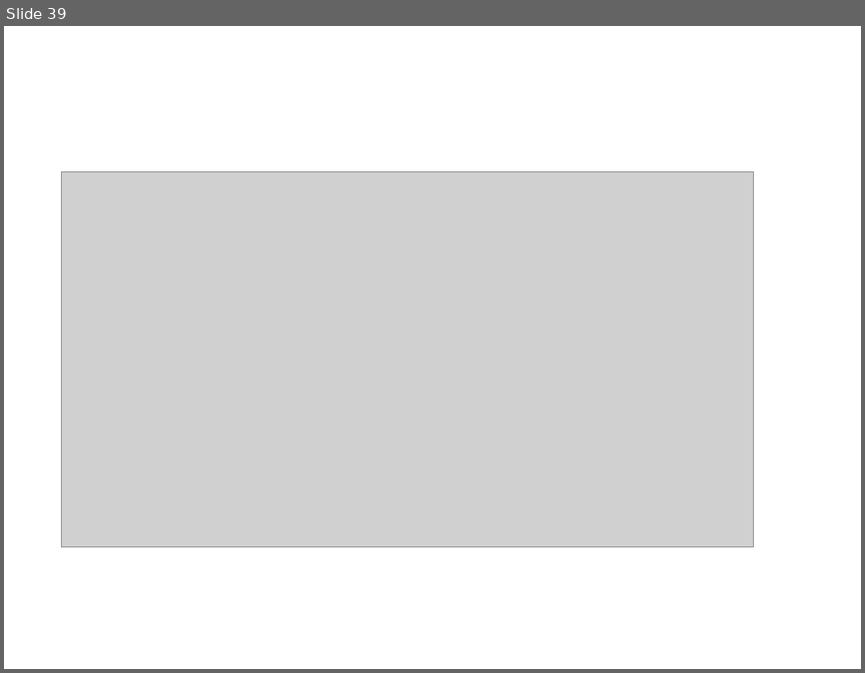
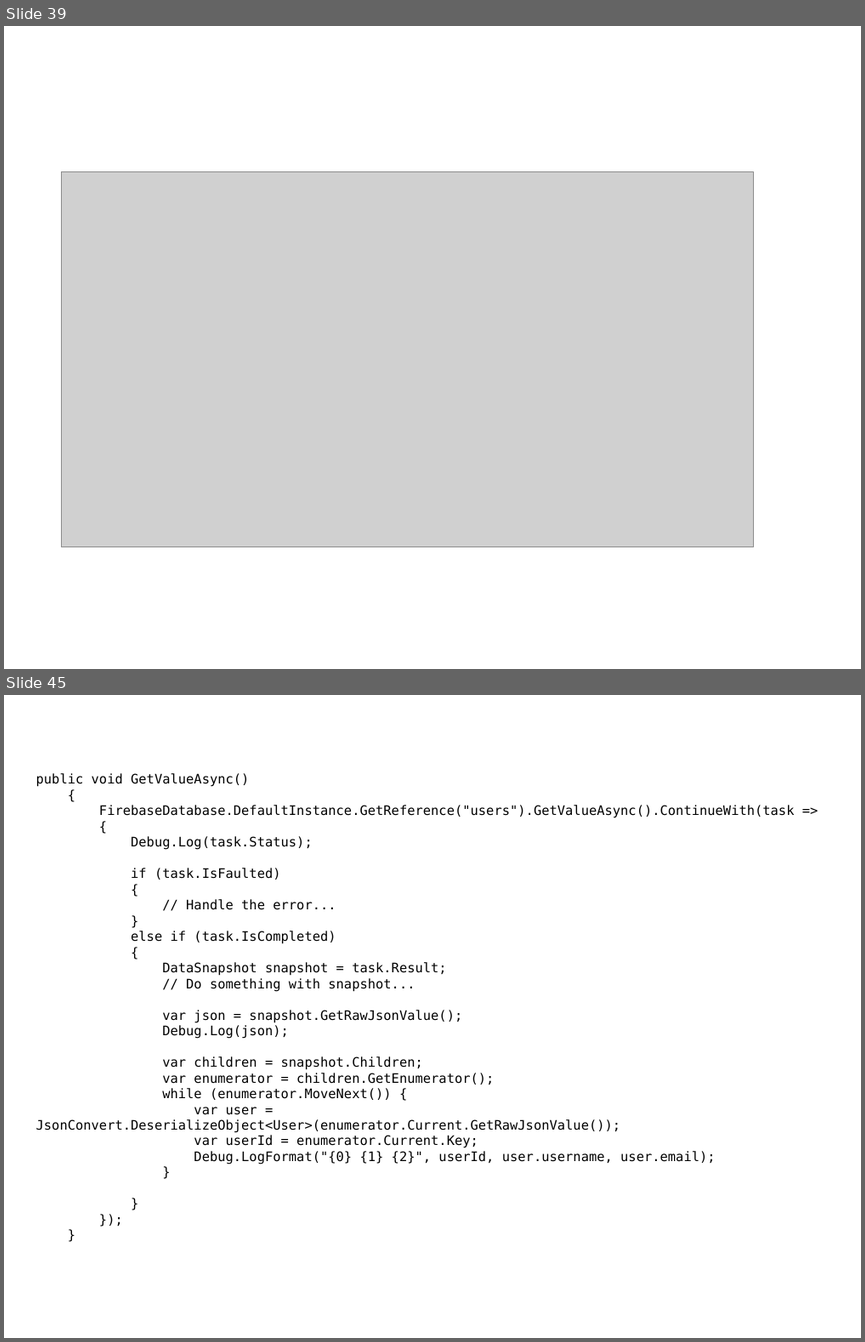
Before and after one commit to smilejsu82/firebase, a slide deck: database/Firebase_데이터베이스.pptx. Shown one above the other, each under a label of ours: slide 39 before the commit, slides 39 and 45 after it; the slides between them are not shown. The pictures are 865x673 and 865x1342 pixels, drawn with LibreOffice and Linux fonts; fonts in the diff are those of the drawing; grey boxes stand for pictures. Boxes give left, top, right and bottom in pixels: in the first picture for what was removed or moved away, otherwise in the second. Text is boxed around its words. In the diff, an @@ line names an element or a change of style, - is before the commit and + after.

```diff
--- a/database/Firebase_데이터베이스.pptx
+++ b/database/Firebase_데이터베이스.pptx
@@ slide 45 added at bbox=[4, 695, 861, 1338], background #FFFFFF @@
@@ text added at bbox=[36, 773, 794, 1164], 11 pt, text #000000 @@
+public void GetValueAsync()
+{
+FirebaseDatabase.DefaultInstance.GetReference("users").GetValueAsync().ContinueWith(task =>
+{
+Debug.Log(task.Status);
+if (task.IsFaulted)
+{
+// Handle the error...
+}
+else if (task.IsCompleted)
+{
+DataSnapshot snapshot = task.Result;
+// Do something with snapshot...
+var json = snapshot.GetRawJsonValue();
+Debug.Log(json);
+var children = snapshot.Children;
+var enumerator = children.GetEnumerator();
+while (enumerator.MoveNext()) {
+var user = JsonConvert.DeserializeObject<User>(enumerator.Current.GetRawJsonValue());
+var userId = enumerator.Current.Key;
+Debug.LogFormat("{0} {1} {2}", userId, user.username, user.email);
+}
+}
+});
+}
```
Also in this commit, not shown: 6 other slides added, 2 other files.
